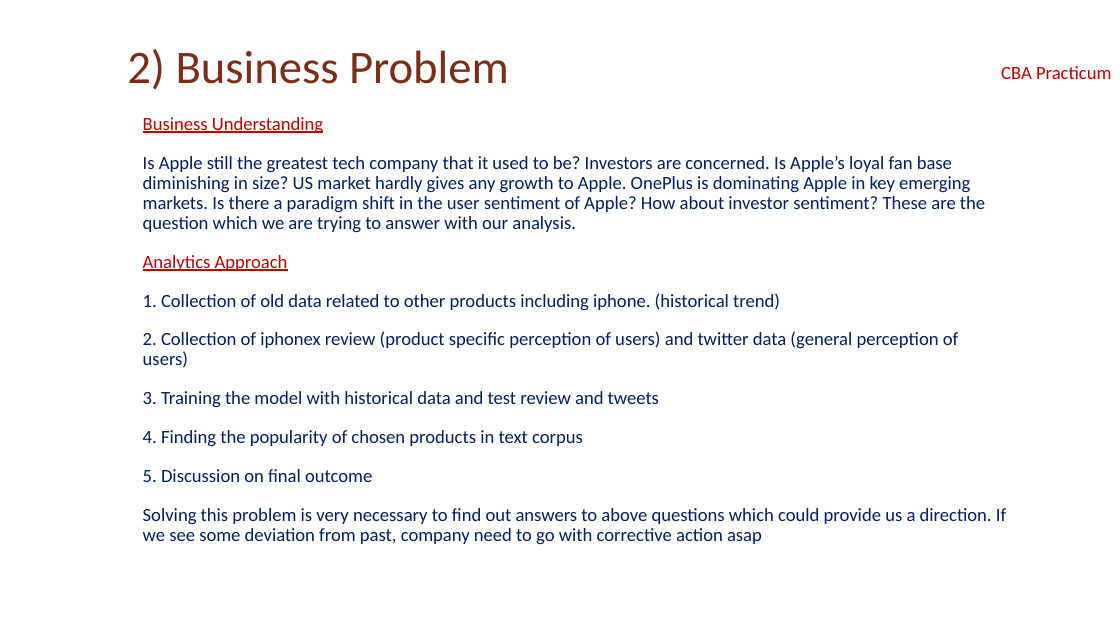
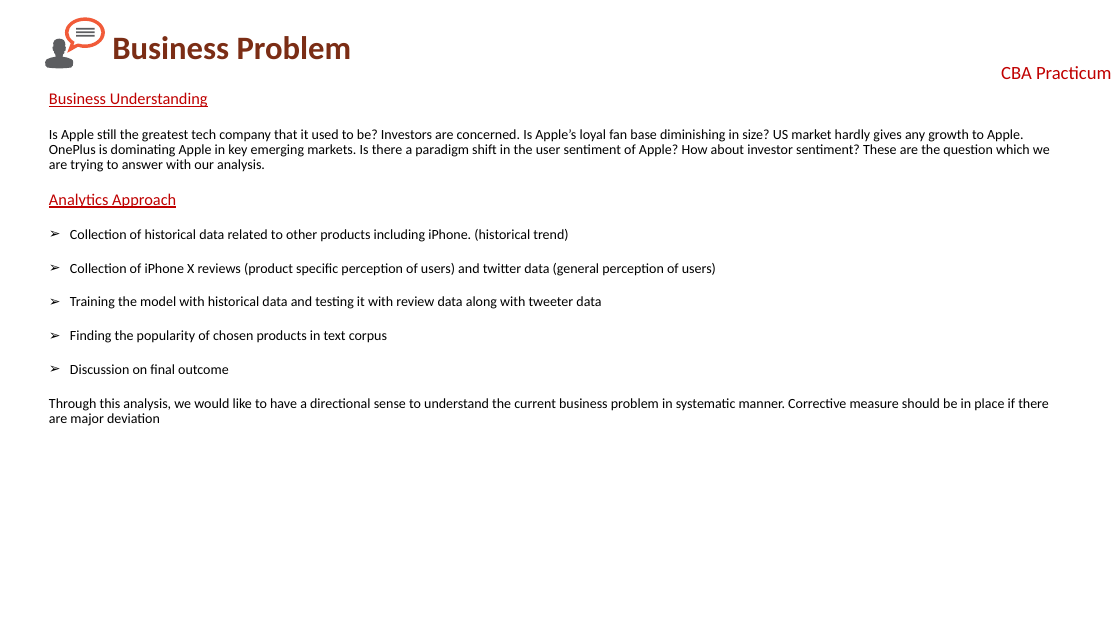
Before and after one commit to siwanian/PracticumData, a slide deck: slide 4 of Practicum Presentation.pptx. Drawn at 1120x630 pixels with LibreOffice and Linux fonts; fonts in the diff are those of the drawing; background and template pictures are left out. Boxes give left, top, right and bottom in pixels: in the first picture for what was removed or moved away, otherwise in the second. Text is boxed around its words. In the diff, an @@ line names an element or a change of style, - is before the commit and + after.

```diff
--- a/Practicum Presentation.pptx
+++ b/Practicum Presentation.pptx
@@ group added at (45,18,105,68): 5 freeform shapes @@
@@ title at (112,36,352,60): text changed; size 40 to 28 pt; bold on @@
-2) Business Problem
+Business Problem
@@ text "Business Understanding": place and size @@
-text "Business Understanding" at (143,117,1006,545)
+text "Business Understanding" at (49,92,1050,426)
@@ text at (49,92,1050,208): size 16 to 14 pt in "Business Understanding", "Analytics Approach"; size 16 to 12 pt, text colour #002060 to #000000 in "Is Apple still the greatest tech company ..." @@
@@ text at (49,229,1049,426): text changed; size 16 to 12 pt; text colour #002060 to #000000 @@
-1. Collection of old data related to other products including iphone. (historical trend)
-2. Collection of iphonex review (product specific perception of users) and twitter data (general perception of users)
-3. Training the model with historical data and test review and tweets
-4. Finding the popularity of chosen products in text corpus
-5. Discussion on final outcome
-Solving this problem is very necessary to find out answers to above questions which could provide us a direction. If we see some deviation from past, company need to go with corrective action asap
+➢ Collection of historical data related to other products including iPhone. (historical trend)
+➢ Collection of iPhone X reviews (product specific perception of users) and twitter data (general perception of users)
+➢ Training the model with historical data and testing it with review data along with tweeter data
+➢ Finding the popularity of chosen products in text corpus
+➢ Discussion on final outcome
+Through this analysis, we would like to have a directional sense to understand the current business problem in systematic manner. Corrective measure should be in place if there are major deviation
```
Also in this commit, not shown: 4 other slides changed, 5 slides added, 4 slides removed.
